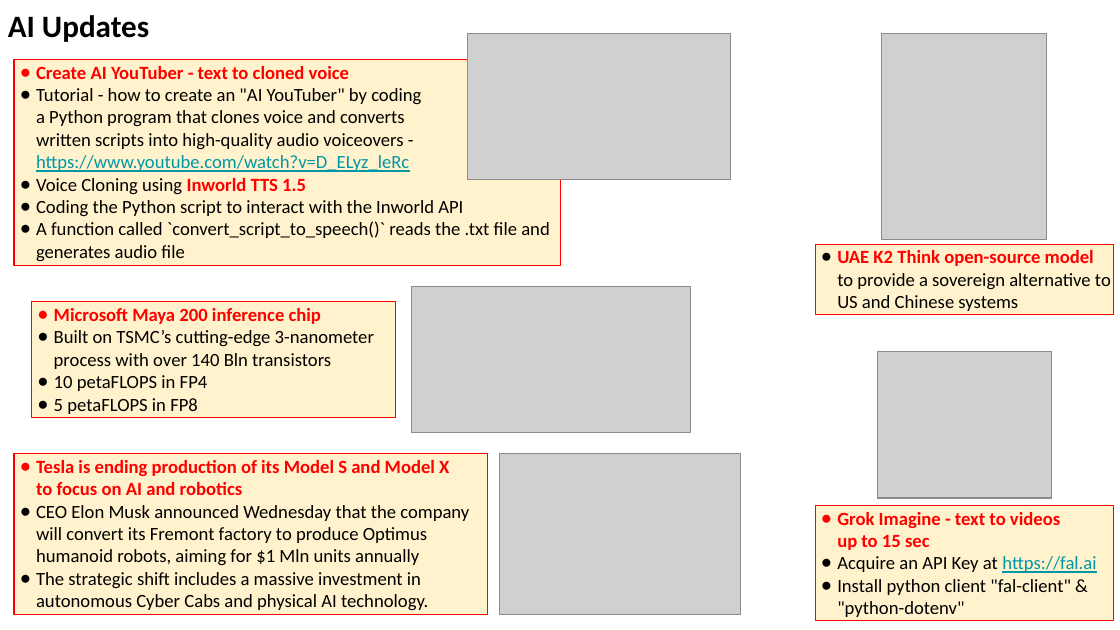
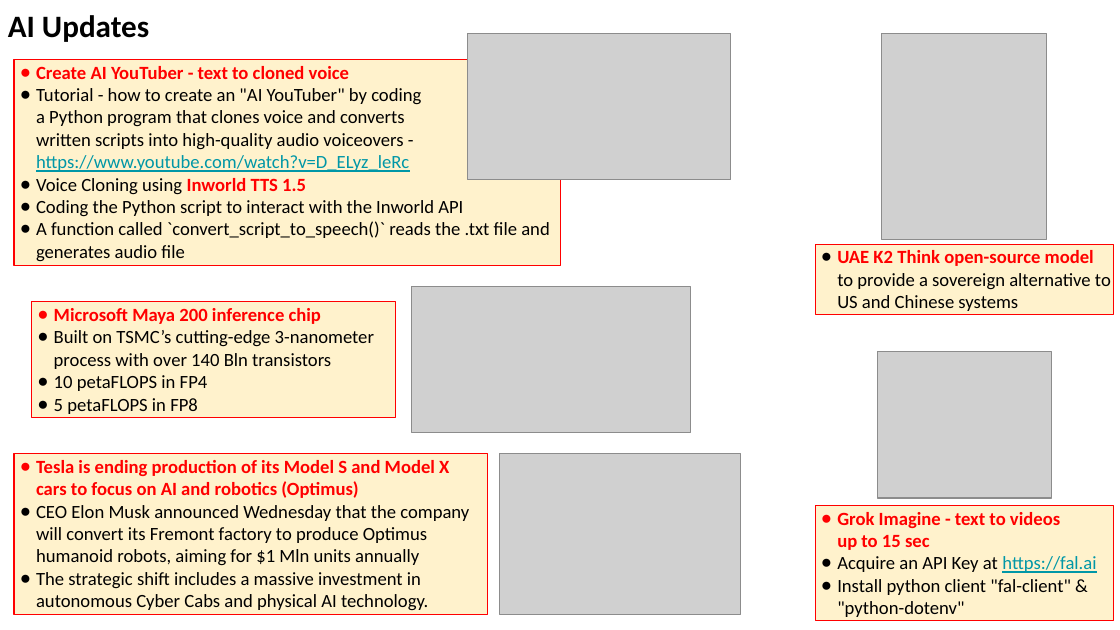
Before and after one commit to lselector/seminar, a slide deck: slide 22 of 2026/2026-01-30-AI-Updates.pptx (slide 21 before the commit). Drawn at 1120x630 pixels with LibreOffice and Linux fonts; fonts in the diff are those of the drawing; grey boxes stand for pictures. Boxes give left, top, right and bottom in pixels: in the first picture for what was removed or moved away, otherwise in the second. Text is boxed around its words. In the diff, an @@ line names an element or a change of style, - is before the commit and + after.

```diff
--- a/2026/2026-01-30-AI-Updates.pptx
+++ b/2026/2026-01-30-AI-Updates.pptx
@@ text in rectangle at box(36, 460, 449, 498): text changed @@
-● Tesla is ending production of its Model S and Model X
-  to focus on AI and robotics
+● Tesla is ending production of its Model S and Model X
+  cars to focus on AI and robotics (Optimus)
```
Also in this commit, not shown: 18 other slides changed, 1 slide added.
